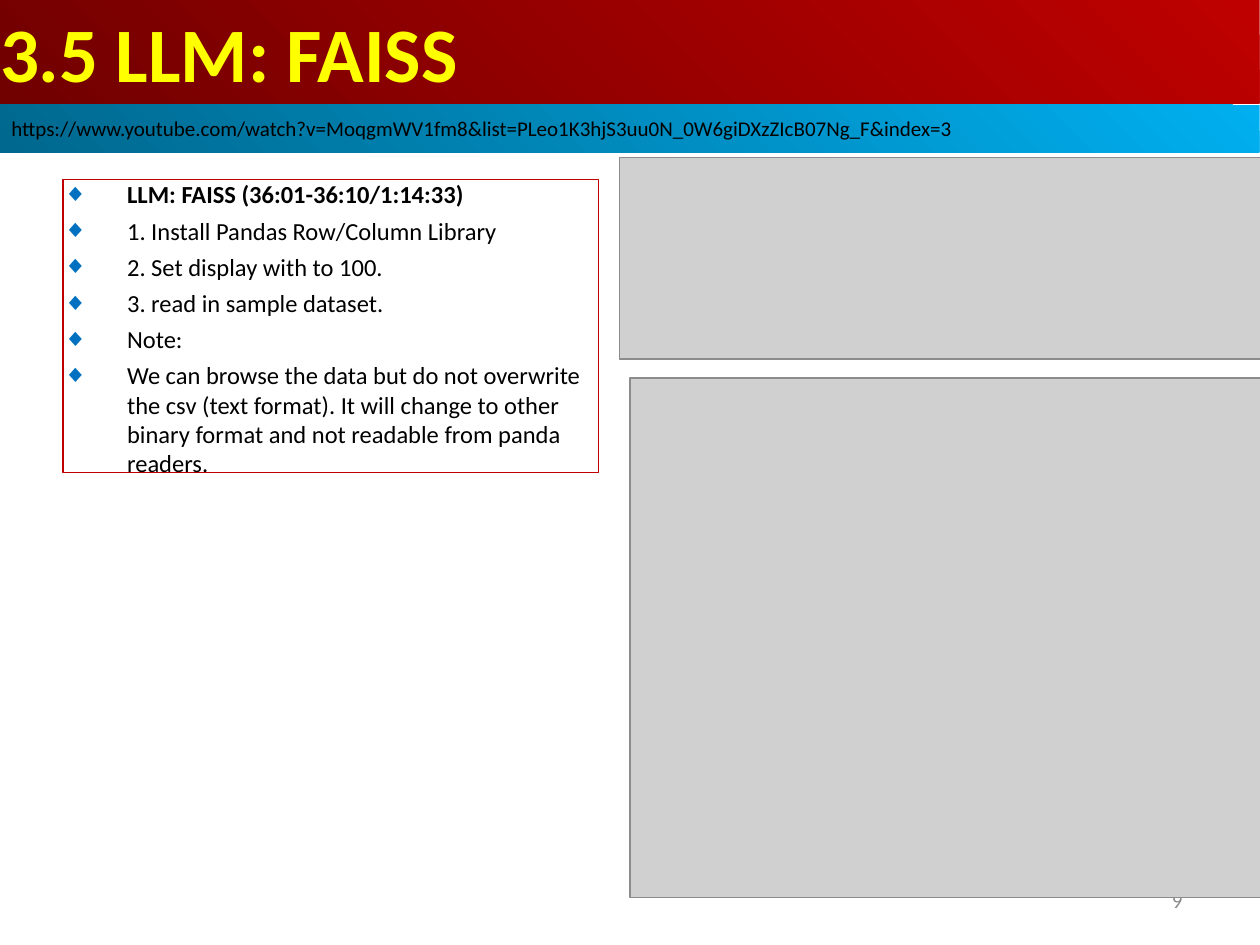
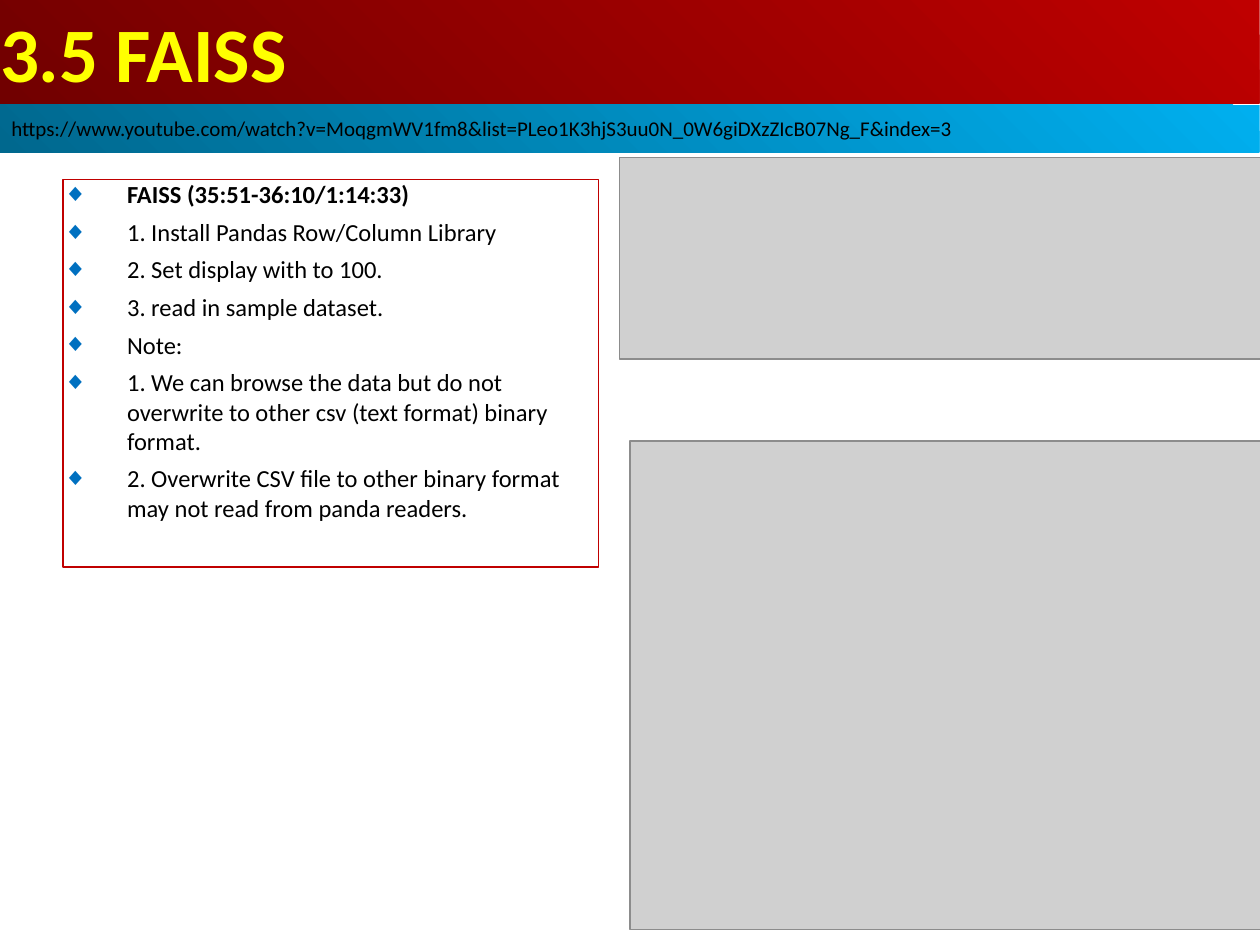
Before and after one commit to peterhchen/AIU_CS515_LLM, a slide deck: slide 17 of 810_LangChain_CB/003.04_05_TextSplit_FAISS/001_Video/03.05_FAISS.ppt (slide 9 before the commit). Drawn at 1260x945 pixels with LibreOffice and Linux fonts; fonts in the diff are those of the drawing; grey boxes stand for pictures. Boxes give left, top, right and bottom in pixels: in the first picture for what was removed or moved away, otherwise in the second. Text is boxed around its words. In the diff, an @@ line names an element or a change of style, - is before the commit and + after.

```diff
--- a/810_LangChain_CB/003.04_05_TextSplit_FAISS/001_Video/03.05_FAISS.ppt
+++ b/810_LangChain_CB/003.04_05_TextSplit_FAISS/001_Video/03.05_FAISS.ppt
@@ text in rectangle at (0, 31, 287, 83): text changed @@
-3.5 LLM: FAISS
+3.5 FAISS
@@ rectangle "FAISS (35:51-36:10/1:14:33)": place and size @@
-rectangle "FAISS (35:51-36:10/1:14:33)" at (63, 179, 598, 471)
+rectangle "FAISS (35:51-36:10/1:14:33)" at (63, 179, 598, 567)
@@ text in rectangle at (127, 185, 409, 207): text changed @@
-◆ LLM: FAISS (36:01-36:10/1:14:33)
+◆ FAISS (35:51-36:10/1:14:33)
@@ text in rectangle at (127, 374, 560, 521): text changed @@
-◆ We can browse the data but do not overwrite the csv (text format). It will change to other binary format and not readable from panda readers.
+◆ 1. We can browse the data but do not overwrite to other csv (text format) binary format.
+◆ 2. Overwrite CSV file to other binary format may not read from panda readers.
@@ picture: place and size @@
-picture at (630, 378, 1260, 897)
+picture at (630, 441, 1260, 930)
@@ page number removed at (1172, 897, 1183, 908) @@
-9
```
Also in this commit, not shown: 15 other slides changed, 27 slides added, 2 slides removed.
